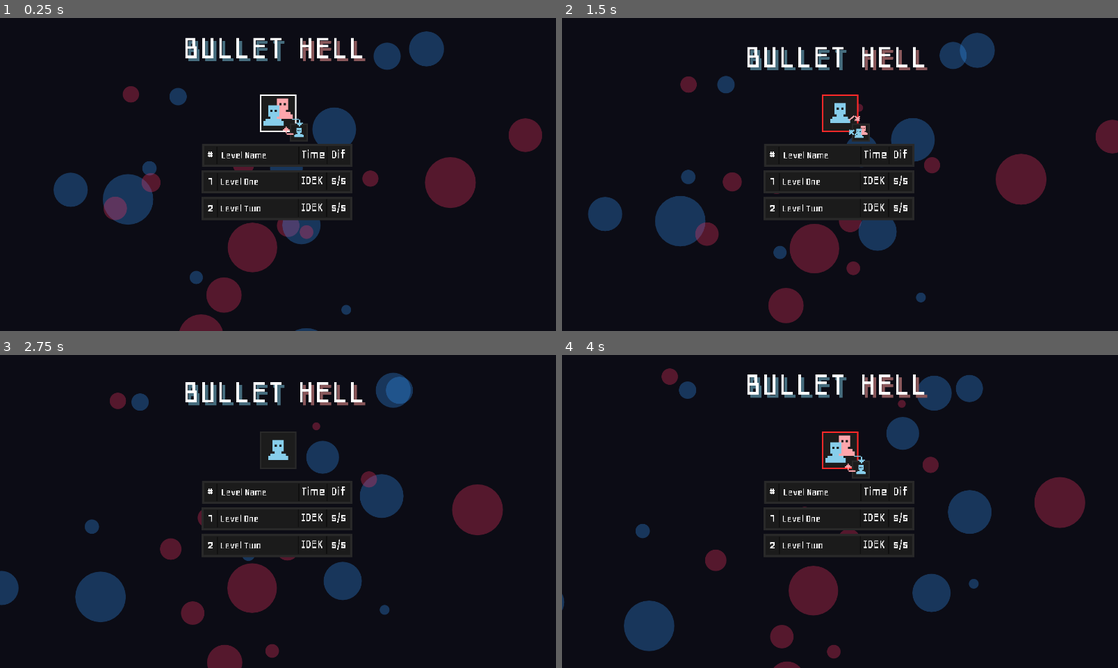
Above: before the commit, frames 1-4 (two rows, left to right).
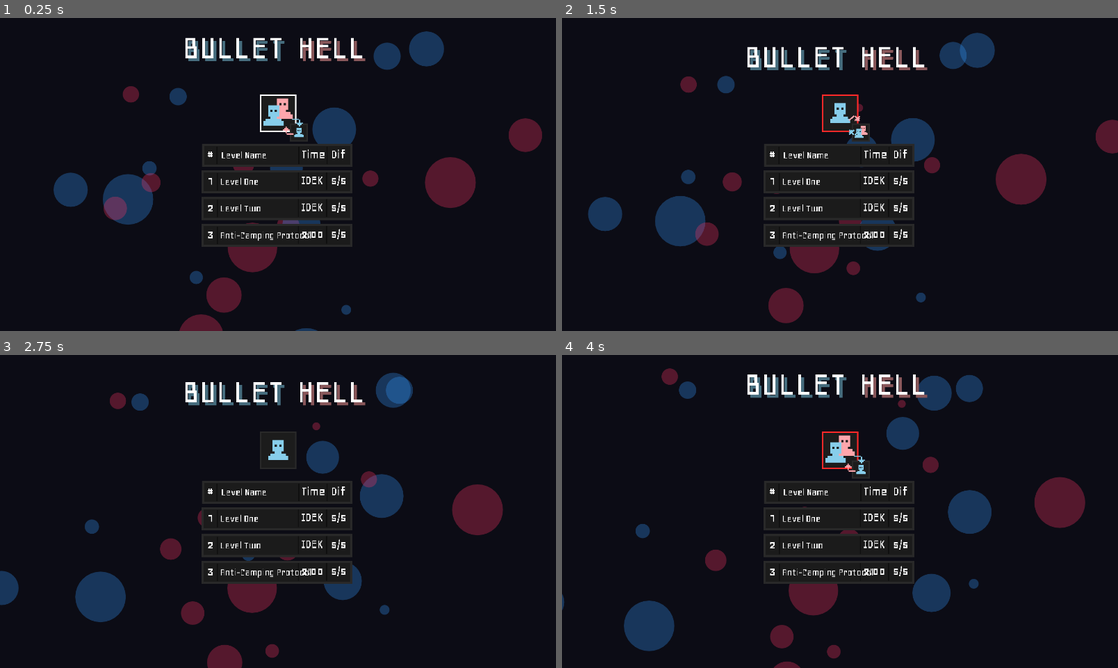
Above: after the commit, the same moments.

Repository: Sosenteam/sa-bullet-hell
Game: Godot game, scene res://levels/level.tscn
Same seed, same stepped clock (60 frames per second), same inputs: the game is played once before the commit and once after it. Sound files missing from this copy of the repository are replaced by a short silence.
Inputs (mouse positions are in pixels of both pictures, inside the frame that each line leads up to):
- Up to frame 1 (0.25 s): no input
- Up to frame 2 (1.5 s): click (778, 168) at 0.52 s; click (840, 111) at 1.25 s
- Up to frame 3 (2.75 s): click (300, 470) at 2 s
- Up to frame 4 (4 s): click (778, 505) at 2.77 s; click (840, 448) at 3.5 s

The runs differ from the first frame. In frame 1, 1.3% of the frame differs, in the area x 36-64%, y 65-74%; in frame 2, 1.4%; in frame 3, 1.2%; in frame 4, 0.9%.

Commit message:
terrible AI level three

Diff:
--- /dev/null
+++ b/levels/level_three.gd
@@ -0,0 +1,186 @@
+class_name LevelThree extends SyncLevel
+
+func _init(mgr: Node = null, shps: Array[Node2D] = [], mp: Node = null):
+	super(mgr, shps, mp)
+	level_name = "Anti-Camping Protocol"
+	difficulty = "5/5"
+	length = "2:00"
+	timeline = get_timeline()
+
+func get_timeline() -> Array[Dictionary]:
+	var timeline: Array[Dictionary] = []
+	var time: float = 0.0
+
+	# --- PHASE 1: Corner-Flushing Barrage & Homing Triangles (0:00 - 0:30) ---
+	# Target the edges immediately so the player cannot camp the boundaries
+	for i in 150:
+		time += 0.08
+		var step = remap(i % 20, 0, 20, 0, Global.center.x * 2)
+		timeline.append({
+			"t": time,
+			"a": func():
+				# Corner / Perimeter sweeping bullets to push player into the inner ring
+				manager.create_bullet(Vector2(step, -10), 12, Vector2(0, 500))
+				manager.create_bullet(Vector2(-10, step), 12, Vector2(500, 0))
+				manager.create_bullet(Vector2(step, Global.center.y * 2 + 10), 12, Vector2(0, -500))
+				manager.create_bullet(Vector2(Global.center.x * 2 + 10, step), 12, Vector2(-500, 0))
+		})
+
+	# SHAPE EVENT 1: Sharp tracking triangles that chase the player's general quadrants
+	var p1_shapes = 0.0
+	timeline.append({
+		"t": p1_shapes,
+		"a": func():
+			var tween = manager.create_tween().set_parallel(true).set_loops()
+			for r in 4:
+				# Smaller, highly compact triangle wedges (easy to dodge if moving, impossible if standing still)
+				var size = 60
+				var verts = [Vector2(0, -size), Vector2(size * 0.7, size * 0.7), Vector2(-size * 0.7, size * 0.7)]
+				shapes[r].set_verts(verts)
+				shapes[r].set_position(Global.center + Vector2.from_angle(remap(r, 0, 4, 0, TAU)) * 400)
+				shapes[r].scale = Vector2.ZERO
+
+				# Action: Scale in fast, then lock into a shifting quad-chase path
+				tween.tween_property(shapes[r], "scale", Vector2.ONE, 0.4).set_trans(Tween.TRANS_BACK)
+				tween.tween_property(shapes[r], "rotation", -TAU * 3, 2.5).as_relative()
+
+				# Dynamic pathing: Shapes constantly trade corners across the screen center
+				var next_angle = remap(r, 0, 4, 0, TAU) + PI/2
+				var target_pos = Global.center + Vector2.from_angle(next_angle) * (200 + (r * 30))
+				tween.tween_property(shapes[r], "position", target_pos, 2.0).set_trans(Tween.TRANS_SINE).set_ease(Tween.EASE_IN_OUT)
+	})
+
+	timeline.append({
+		"t": p1_shapes + 0.4,
+		"a": func():
+			for r in 4: shapes[r].enable()
+	})
+
+	# --- PHASE 2: The Pinwheel Blender (0:30 - 1:10) ---
+	# Reconfigure rectangles into a central sweeping hazard with explicit gap channels
+	var p2_time = time
+	timeline.append({
+		"t": p2_time,
+		"a": func():
+			var tween = manager.create_tween().set_parallel(true).set_loops()
+			for r in 4:
+				# Shortened length + increased thickness ensures they block sections without trapping the player against walls
+				var w = 160
+				var h = 35
+				var verts = [Vector2(-w, -h), Vector2(w, -h), Vector2(w, h), Vector2(-w, h)]
+				shapes[r].set_verts(verts)
+
+				# Anchor them around the center region in a cross configuration
+				shapes[r].set_position(Global.center)
+				shapes[r].set_rotation(remap(r, 0, 4, 0, TAU))
+
+				# The blender effect: Continuous acceleration/deceleration rotation loops
+				var dir = 1 if r % 2 == 0 else -1
+				var seq = manager.create_tween().set_loops()
+				seq.tween_property(shapes[r], "rotation", TAU * dir, 2.0).as_relative().set_trans(Tween.TRANS_QUAD).set_ease(Tween.EASE_IN)
+				seq.tween_property(shapes[r], "rotation", TAU * dir, 4.0).as_relative().set_trans(Tween.TRANS_SINE).set_ease(Tween.EASE_OUT)
+
+				# Pulsate the size slightly so safe zones fluctuate
+				tween.tween_property(shapes[r], "scale", Vector2(1.3, 1.3), 1.5).set_trans(Tween.TRANS_SINE)
+				tween.tween_property(shapes[r], "scale", Vector2(0.8, 0.8), 1.5).set_delay(1.5).set_trans(Tween.TRANS_SINE)
+	})
+
+	# Alternating spiral waves fired strictly from border zones to force micro-movements
+	for j in 180:
+		time += 0.06
+		var angle = remap(j, 0, 180, 0, TAU * 6)
+		# Spawn outside bounds, sweep completely across the center blender area
+		var border_spawn = Global.center + Vector2.from_angle(angle) * 500
+		var target_vec = (Global.center - border_spawn).normalized() * 550
+		timeline.append({
+			"t": time,
+			"a": func():
+				manager.create_bullet(border_spawn, 15, target_vec)
+		})
+
+	# --- PHASE 3: The Perimeter Grind Vortex (1:10 - 1:40) ---
+	# Move shapes out to patrol the corners directly, turning the edges into a buzzsaw
+	var p3_time = time
+	timeline.append({
+		"t": p3_time,
+		"a": func():
+			var tween = manager.create_tween().set_parallel(true).set_loops()
+			for r in 4:
+				# Diamond spikes
+				var size = 50
+				var verts = [Vector2(0, -size), Vector2(size, 0), Vector2(0, size), Vector2(-size, 0)]
+				shapes[r].set_verts(verts)
+
+				# Set shapes to circle the perimeter boundaries endlessly
+				var angle_offset = remap(r, 0, 4, 0, TAU)
+				var path_seq = manager.create_tween().set_loops()
+				for step in 4:
+					var current_angle = angle_offset + (step * (PI / 2))
+					var corner_target = Global.center + Vector2.from_angle(current_angle) * 380
+					path_seq.tween_property(shapes[r], "position", corner_target, 1.2).set_trans(Tween.TRANS_SINE)
+
+				tween.tween_property(shapes[r], "rotation", -TAU * 4, 2.0).as_relative()
+	})
+
+	# While shapes occupy corners, standard crossfire targets the middle lanes
+	for k in 120:
+		time += 0.08
+		var shift = remap(k % 10, 0, 10, 150, Global.center.x * 2 - 150)
+		timeline.append({
+			"t": time,
+			"a": func():
+				# Linear lane sweeps that force the player to weave between the edge-patrolling shapes
+				if k % 2 == 0:
+					manager.create_bullet(Vector2(shift, -15), 13, Vector2(0, 480))
+				else:
+					manager.create_bullet(Vector2(-15, shift), 13, Vector2(480, 0))
+		})
+
+	# --- PHASE 4: The Ultimate Displacer & Wipeout (1:40 - 2:00) ---
+	# Shapes cluster together to build a compact revolving central hub
+	var p4_time = time
+	timeline.append({
+		"t": p4_time,
+		"a": func():
+			var tween = manager.create_tween().set_parallel(true)
+			for r in 4:
+				var size = 70
+				var verts = [Vector2(-size, -size), Vector2(size, -size), Vector2(size, size), Vector2(-size, size)]
+				shapes[r].set_verts(verts)
+
+				# Animate a fast transition from corners straight into a spinning center core
+				var offset_pos = Global.center + Vector2.from_angle(remap(r, 0, 4, 0, TAU)) * 90
+				tween.tween_property(shapes[r], "position", offset_pos, 0.8).set_trans(Tween.TRANS_CUBIC).set_ease(Tween.EASE_OUT)
+				tween.tween_property(shapes[r], "rotation", TAU * 5, 8.0).as_relative()
+	})
+
+	# Screen-flushing perimeter laser grid to close out the layout
+	for m in 60:
+		time += 0.07
+		var wipe_pos = remap(m % 12, 0, 12, 40, Global.center.y * 2 - 40)
+		timeline.append({
+			"t": time,
+			"a": func():
+				manager.create_bullet(Vector2(-20, wipe_pos), 16, Vector2(600, 0))
+				manager.create_bullet(Vector2(Global.center.x * 2 + 20, wipe_pos), 16, Vector2(-600, 0))
+		})
+
+	# Final clear sequence
+	time += 1.0
+	timeline.append({
+		"t": time,
+		"a": func():
+			var scale_tween = manager.create_tween().set_parallel(true)
+			for r in 4:
+				scale_tween.tween_property(shapes[r], "scale", Vector2.ZERO, 0.3).set_trans(Tween.TRANS_SINE)
+	})
+
+	timeline.append({
+		"t": time + 0.3,
+		"a": func():
+			for r in 4: shapes[r].remove()
+			manager.create_horizontal_wipe(0, 30, 99, Global.center.x, 0.01, 1)
+			manager.create_vertical_wipe(0, 30, 99, Global.center.y, 0.01, 1)
+	})
+
+	return timeline
--- a/user_interface/ui.gd
+++ b/user_interface/ui.gd
@@ -16,7 +16,7 @@
 @onready var level_row_scene = preload("res://user_interface/levelRow.tscn")
 
 var current_level_idx = 0
-var levels = [LevelOne,LevelTwo]
+var levels = [LevelOne,LevelTwo,LevelThree]
 
 func _ready() -> void:
 	Global.ui = self
Not shown, added: levels/level_three.gd.uid
